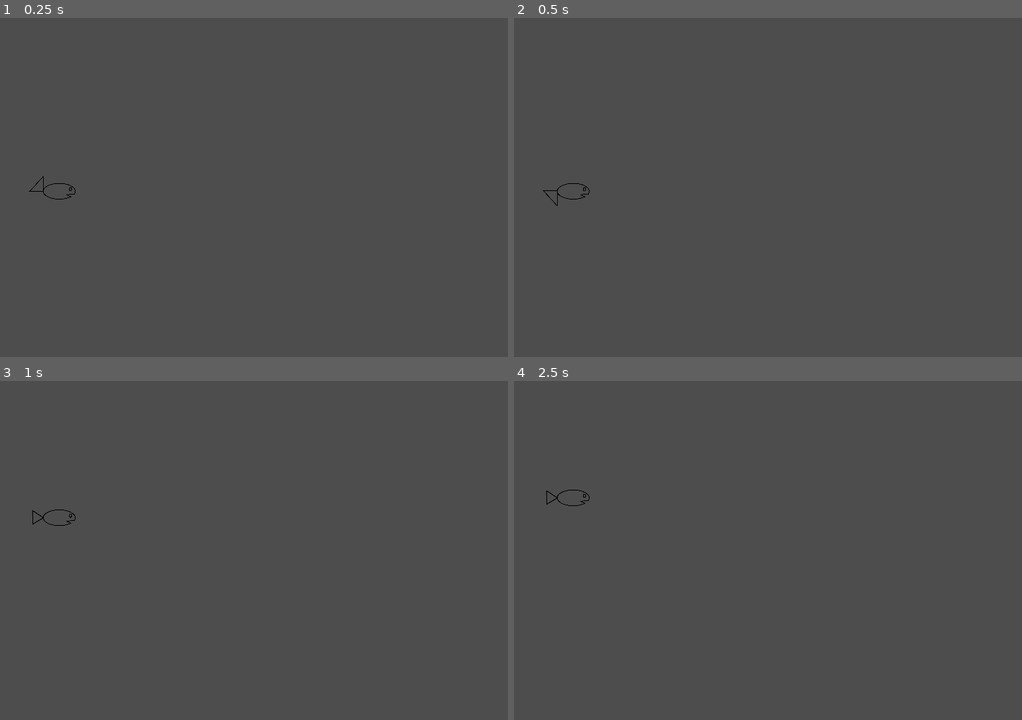
Above: before the commit, frames 1-4 (two rows, left to right).
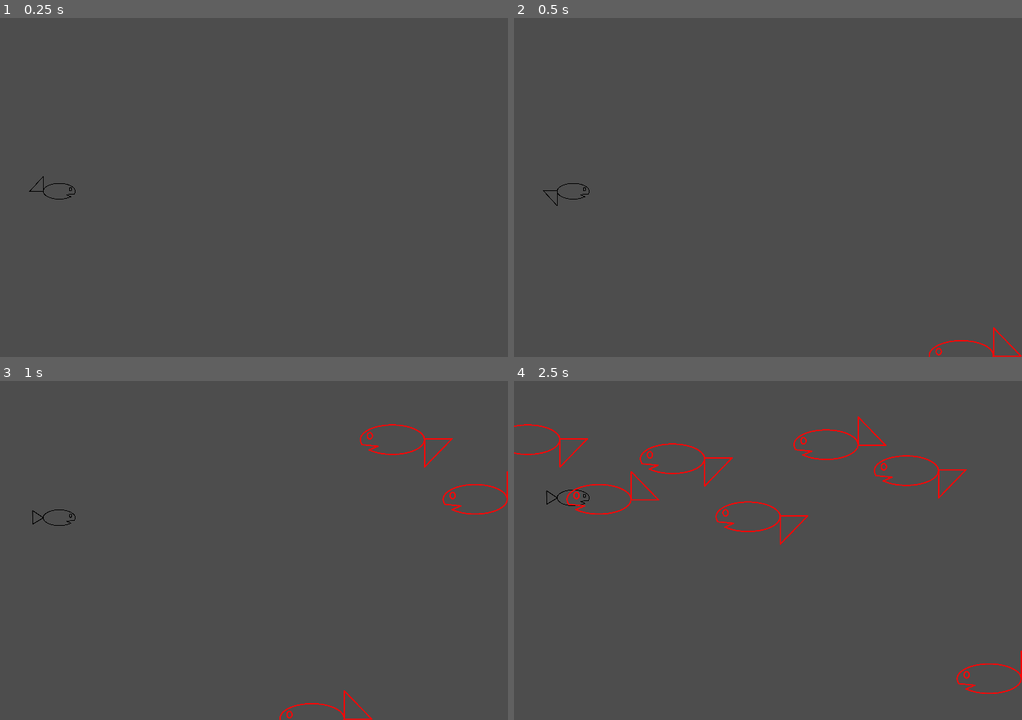
Above: after the commit, the same moments.

Repository: Aveli-games/splashy-fish
Game: Godot game, scene res://main.tscn
The game is run twice, just before and just after one commit, with the same random seed, the same clock (stepped at 60 frames per second) and the same inputs. The project has no main scene, so this scene is started directly.
Inputs:
- Up to frame 1 (0.25 s): no input
- Up to frame 2 (0.5 s): no input
- Up to frame 3 (1 s): hold W (swim_up) from 0.53 s (still down)
- Up to frame 4 (2.5 s): release W (swim_up) at 1.28 s; hold S (swim_down) 1.28-2.03 s; hold W (swim_up) from 2.03 s (still down)

Frame 1 is identical in both runs. In frame 2, 0.2% of the frame differs, in the area x 81-100%, y 91-100%; in frame 3, 0.6%; in frame 4, 1.5%, in the area x 0-100%, y 10-93%.

Commit message:
Add spawning of animated obstacle fish

Diff:
--- a/main.gd
+++ b/main.gd
@@ -1,11 +1,31 @@
 extends Node
 
+@export var obstacle_scene: PackedScene
 
 # Called when the node enters the scene tree for the first time.
 func _ready():
-	pass # Replace with function body.
+	get_tree().call_group("obstacles", "queue_free")
+	$ObstacleTimer.start()
 
 
 # Called every frame. 'delta' is the elapsed time since the previous frame.
 func _process(delta):
 	pass
+
+
+func _on_obstacle_timer_timeout():
+	# Create a new instance of the Mob scene.
+	var obstacle = obstacle_scene.instantiate()
+
+	# Choose a random location on Path2D.
+	var obstacle_spawn_location = get_node("ObstaclePath/ObstacleSpawnLocation")
+	obstacle_spawn_location.progress_ratio = randf()
+
+	# Set the mob's position to a random location.
+	obstacle.position = obstacle_spawn_location.position
+
+	# Choose the velocity for the mob.
+	obstacle.linear_velocity = 400 * Vector2.LEFT
+
+	# Spawn the mob by adding it to the Main scene.
+	add_child(obstacle)
--- a/main.tscn
+++ b/main.tscn
@@ -1,7 +1,8 @@
-[gd_scene load_steps=4 format=3 uid="uid://7t8yksj1dbhf"]
+[gd_scene load_steps=5 format=3 uid="uid://7t8yksj1dbhf"]
 
 [ext_resource type="Script" path="res://main.gd" id="1_tw7s1"]
 [ext_resource type="PackedScene" uid="uid://yyaj3k1cmcfm" path="res://player.tscn" id="1_vm42q"]
+[ext_resource type="PackedScene" uid="uid://ov3n4e0cmnbq" path="res://obstacle_fish.tscn" id="2_pqwfw"]
 
 [sub_resource type="Curve2D" id="Curve2D_gw0ji"]
 _data = {
@@ -11,11 +12,13 @@
 
 [node name="Main" type="Node"]
 script = ExtResource("1_tw7s1")
+obstacle_scene = ExtResource("2_pqwfw")
 
 [node name="Player" parent="." instance=ExtResource("1_vm42q")]
 position = Vector2(74, 246)
 
 [node name="ObstacleTimer" type="Timer" parent="."]
+wait_time = 0.3
 
 [node name="Marker2D" type="Marker2D" parent="."]
 
@@ -25,3 +28,5 @@
 [node name="ObstacleSpawnLocation" type="PathFollow2D" parent="ObstaclePath"]
 position = Vector2(720, 0)
 rotation = 1.5708
+
+[connection signal="timeout" from="ObstacleTimer" to="." method="_on_obstacle_timer_timeout"]
--- a/obstacle_fish.gd
+++ b/obstacle_fish.gd
@@ -3,9 +3,12 @@
 
 # Called when the node enters the scene tree for the first time.
 func _ready():
-	pass # Replace with function body.
-
+	$AnimatedSprite2D.play("swim_neutral")
 
 # Called every frame. 'delta' is the elapsed time since the previous frame.
 func _process(delta):
 	pass
+
+
+func _on_visible_on_screen_enabler_2d_screen_exited():
+	queue_free()
--- a/obstacle_fish.tscn
+++ b/obstacle_fish.tscn
@@ -14,7 +14,7 @@
 "texture": ExtResource("2_6tc75")
 }],
 "loop": true,
-"name": &"swim",
+"name": &"swim_neutral",
 "speed": 3.0
 }]
 
@@ -24,13 +24,15 @@
 
 [node name="RigidBody2D" type="RigidBody2D"]
 position = Vector2(173, 109)
+gravity_scale = 0.0
 script = ExtResource("1_xq3y3")
 metadata/_edit_group_ = true
 
 [node name="AnimatedSprite2D" type="AnimatedSprite2D" parent="."]
 scale = Vector2(0.363, 0.363)
 sprite_frames = SubResource("SpriteFrames_4rh4g")
-animation = &"swim"
+animation = &"swim_neutral"
+frame_progress = 0.064978
 
 [node name="CollisionShape2D" type="CollisionShape2D" parent="."]
 position = Vector2(-20, -1)
@@ -38,3 +40,5 @@
 shape = SubResource("CapsuleShape2D_vf76l")
 
 [node name="VisibleOnScreenEnabler2D" type="VisibleOnScreenEnabler2D" parent="."]
+
+[connection signal="screen_exited" from="VisibleOnScreenEnabler2D" to="." method="_on_visible_on_screen_enabler_2d_screen_exited"]
